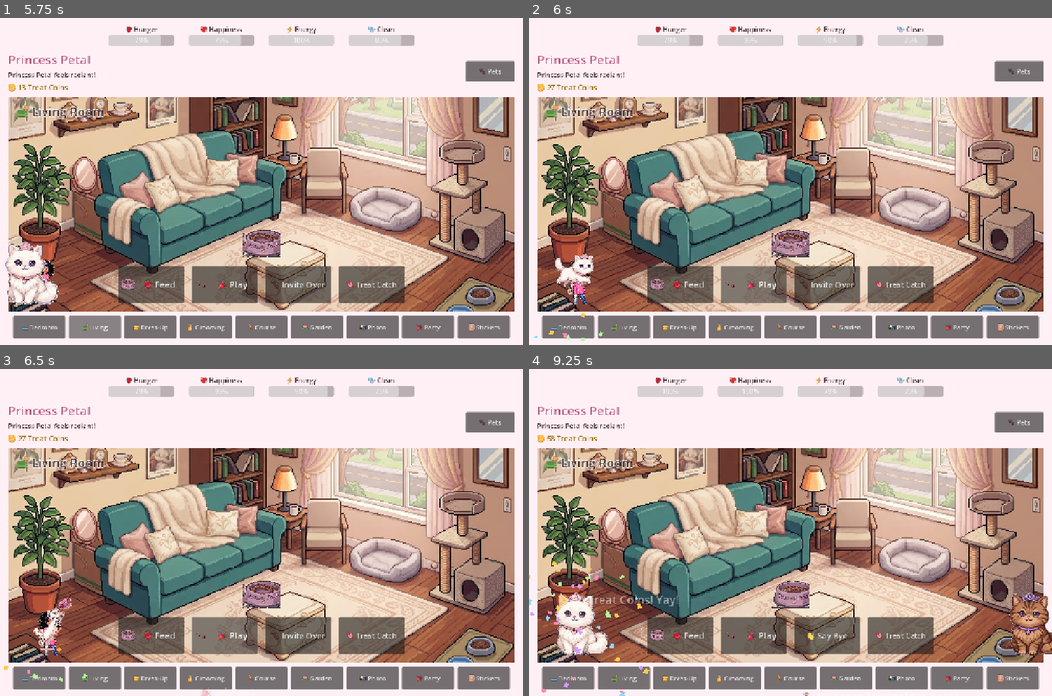
Above: before the commit, frames 1-4 (two rows, left to right).
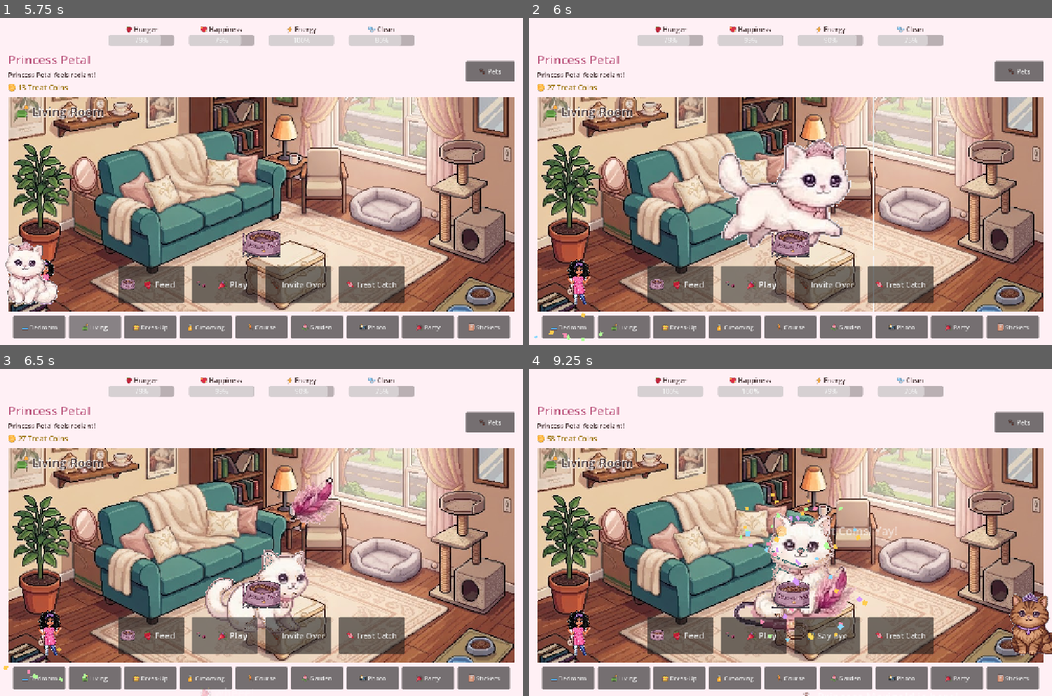
Above: after the commit, the same moments.

Repository: tux-te/CuddleCats
Game: Godot game, scene res://scenes/title_screen.tscn
Two runs of this game, one before a commit and one after it. Both use one fixed random seed, a clock stepped at 60 frames per second and the inputs below.
Inputs (mouse positions are in pixels of both pictures, inside the frame that each line leads up to):
- Up to frame 1 (5.75 s): move the mouse to (376, 165) at 0.52 s; click (376, 165) at 0.67 s; click "🐾 Pets" at 1.25 s; click "🥰 Cuddle" at 2 s; click "💤 Nap" at 2.75 s; click "📸 Photo Book" at 3.5 s; click "🛏️ Bedroom" at 4.25 s; click "🛋️ Living" at 5 s
- Up to frame 2 (6 s): click "🎉 Play" at 5.75 s
- Up to frame 3 (6.5 s): no input
- Up to frame 4 (9.25 s): click "🎉 Play" at 6.5 s; click "🍓 Feed" at 7.25 s; click "🐾 Invite Over" at 8 s; click (670, 542) at 8.75 s

Frame 1 is identical in both runs. In frame 2, 5.8% of the frame differs, in the area x 5-66%, y 24-90%; in frame 3, 3.1%; in frame 4, 5.6%.

Commit message:
Slow down the play/bell animations and stop them hiding in the corner
room_petal's normal spot is a small corner box that living_room.jpg's
furniture crowds right up against, so Kiwi's bell-toy flapping was easy
to miss. Frame-based play/bell animations now temporarily fill the
screen (restoring the corner box after) and run at roughly half speed
(0.35s/frame instead of 0.18s, 1.1s hold on the last frame).

Co-Authored-By: Claude Sonnet 5 <noreply@anthropic.com>

Diff:
--- a/scripts/main.gd
+++ b/scripts/main.gd
@@ -267,6 +267,24 @@
 		accessory_nodes[id].visible = false
 
 	if PetalState.has_anim(anim_key):
+		# room_petal normally sits in a small corner box (see e.g.
+		# living_room.tscn) that's easy for background furniture to crowd
+		# or partly cover - blow her up to fill the screen for the
+		# animation itself, same trick used for the bath comic, then put
+		# her back in her corner box afterward.
+		var orig_anchors := Vector4(room_petal.anchor_left, room_petal.anchor_top, room_petal.anchor_right, room_petal.anchor_bottom)
+		var orig_offsets := Vector4(room_petal.offset_left, room_petal.offset_top, room_petal.offset_right, room_petal.offset_bottom)
+		var orig_grow_v := room_petal.grow_vertical
+		room_petal.anchor_left = 0.0
+		room_petal.anchor_top = 0.0
+		room_petal.anchor_right = 1.0
+		room_petal.anchor_bottom = 1.0
+		room_petal.offset_left = 0.0
+		room_petal.offset_top = 0.0
+		room_petal.offset_right = 0.0
+		room_petal.offset_bottom = 0.0
+		room_petal.grow_vertical = 1
+
 		var frames := PetalState.anim_frames(anim_key)
 		for i in range(frames.size()):
 			if not is_instance_valid(room_petal):
@@ -274,9 +292,18 @@
 				return
 			room_petal.texture = frames[i]
 			var last := i == frames.size() - 1
-			await get_tree().create_timer(0.7 if last else 0.18).timeout
+			await get_tree().create_timer(1.1 if last else 0.35).timeout
 		is_playing = false
 		if is_instance_valid(room_petal):
+			room_petal.anchor_left = orig_anchors.x
+			room_petal.anchor_top = orig_anchors.y
+			room_petal.anchor_right = orig_anchors.z
+			room_petal.anchor_bottom = orig_anchors.w
+			room_petal.offset_left = orig_offsets.x
+			room_petal.offset_top = orig_offsets.y
+			room_petal.offset_right = orig_offsets.z
+			room_petal.offset_bottom = orig_offsets.w
+			room_petal.grow_vertical = orig_grow_v
 			room_petal.texture = load(PetalState.cutout_path())
 			_refresh_accessories()
 		return
